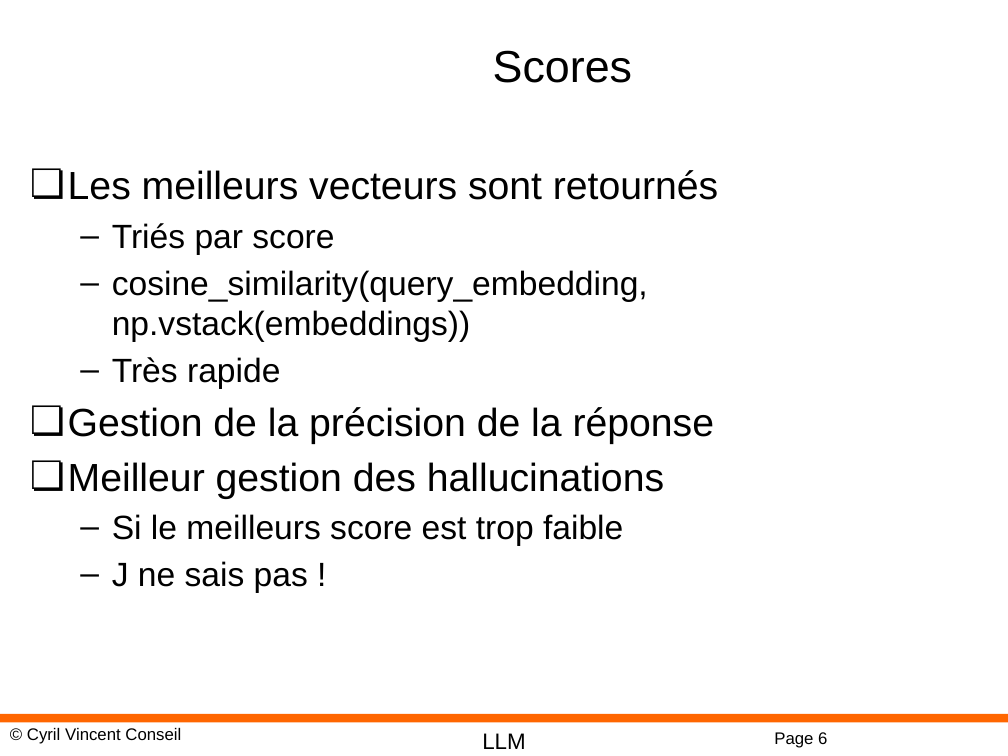
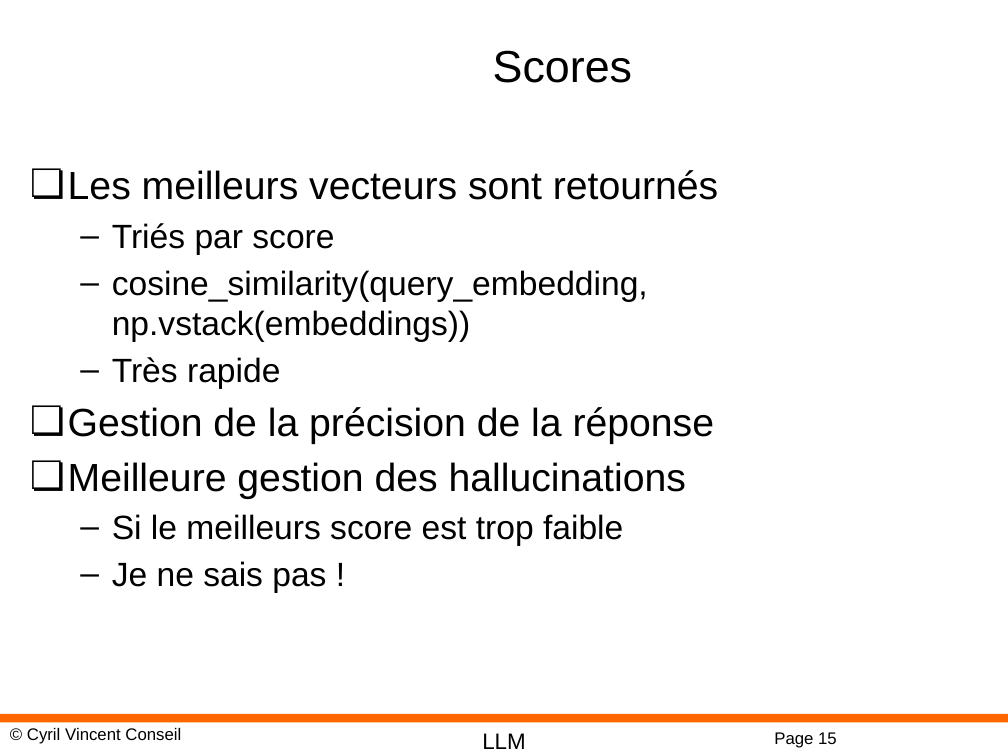
Before and after one commit to cyrilvincent/rag, a slide deck: slide 15 of ppt/RAG05-Retrieval.pptx (slide 6 before the commit). Drawn at 1008x756 pixels with LibreOffice and Linux fonts; fonts in the diff are those of the drawing; background and template pictures are left out. Boxes give left, top, right and bottom in pixels: in the first picture for what was removed or moved away, otherwise in the second. Text is boxed around its words. In the diff, an @@ line names an element or a change of style, - is before the commit and + after.

Commit message:
PPT 08

```diff
--- a/ppt/RAG05-Retrieval.pptx
+++ b/ppt/RAG05-Retrieval.pptx
@@ text at bbox=[68, 462, 686, 499]: text changed @@
-❏ Meilleur gestion des hallucinations
+❏ Meilleure gestion des hallucinations
@@ text at bbox=[112, 561, 326, 593]: text changed @@
-  – J ne sais pas !
+  – Je ne sais pas !
@@ page number at bbox=[774, 732, 837, 748]: text changed @@
-Page 6
+Page 15
```
Also in this commit, not shown: 2 other slides changed, 10 slides added, 14 other files.
